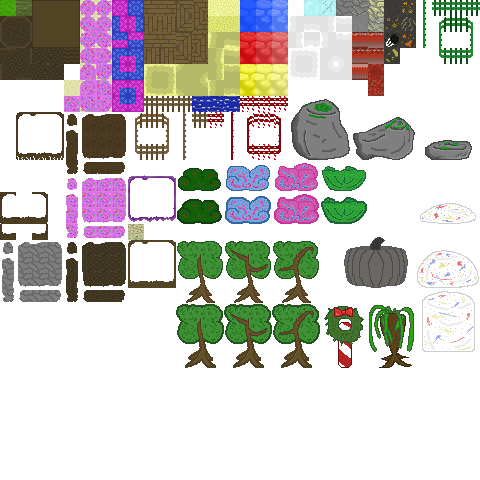
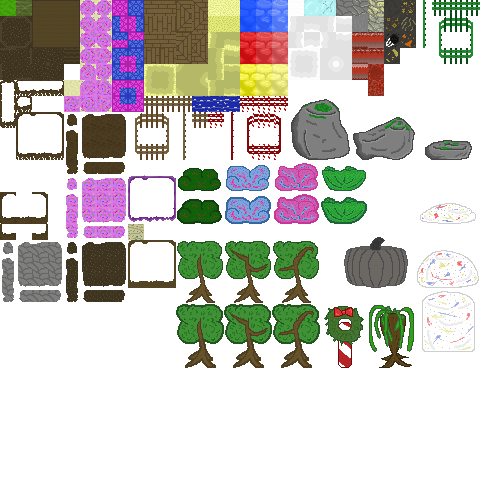
Before/after of a (480, 480) layered artwork. What changed in the layer stack:
added layer "Layer 7" above "Layer 6" over (48, 80, 64, 96)
added layer "Layer 6" above "Layer 5" over (32, 80, 48, 96)
added layer "Layer 5" above "Layer 4" over (16, 80, 32, 96)
added layer "Layer 4" above "Layer 3" over (16, 96, 32, 112)
added layer "Layer 3" above "Layer 2" over (0, 80, 16, 96)
added layer "Layer 2" above "Layer 1" over (0, 96, 16, 112)
added layer "Layer 1" above "Cobblestone" over (0, 112, 16, 128)
